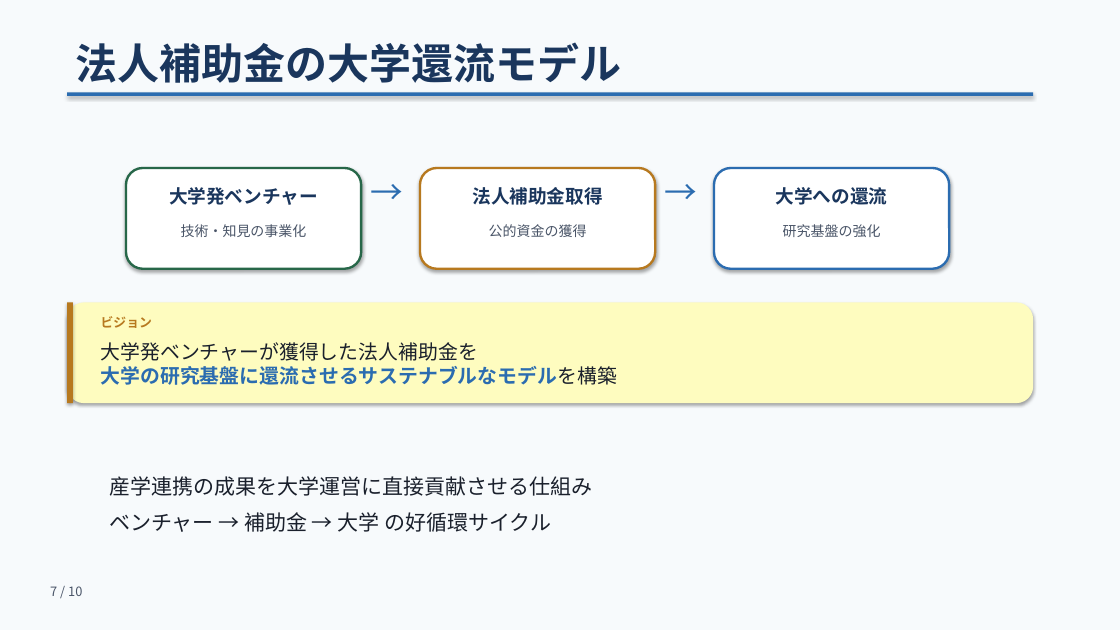
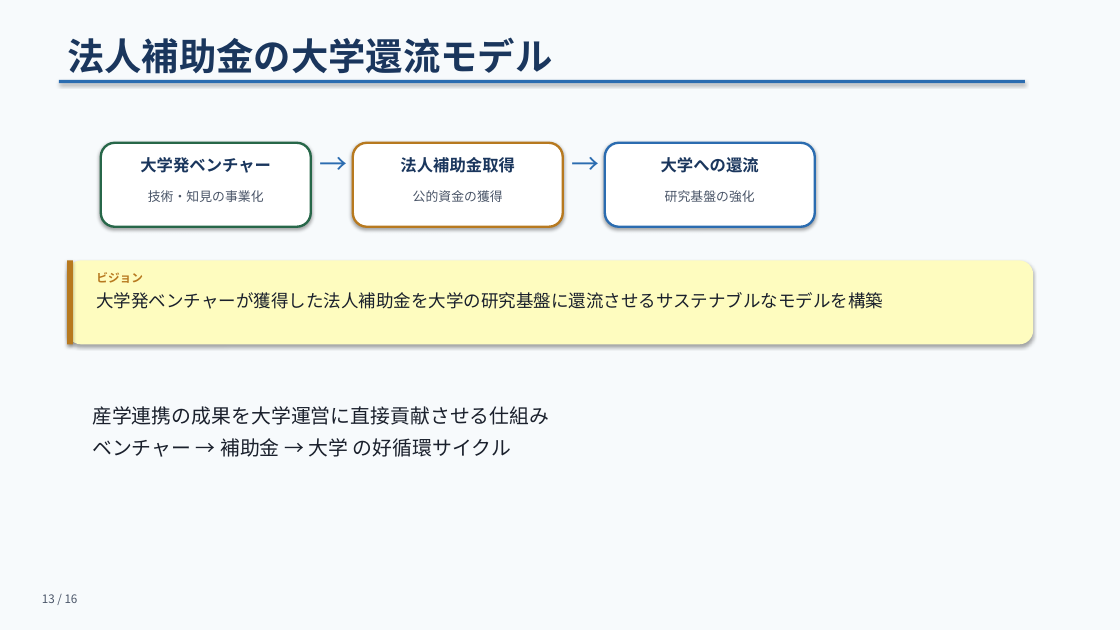
Before and after one commit to bougtoir/kotha-rct-decomposition, a slide deck: slide 13 of meeting-slides/meeting_slides.pptx (slide 7 before the commit). Drawn at 1120x630 pixels with LibreOffice and Linux fonts; fonts in the diff are those of the drawing. Boxes give left, top, right and bottom in pixels: in the first picture for what was removed or moved away, otherwise in the second. Text is boxed around its words. In the diff, an @@ line names an element or a change of style, - is before the commit and + after.

```diff
--- a/meeting-slides/meeting_slides.pptx
+++ b/meeting-slides/meeting_slides.pptx
@@ text "法人補助金の大学還流モデル": place and size @@
-text "法人補助金の大学還流モデル" at [75,42,621,83]
+text "法人補助金の大学還流モデル" at [67,37,553,81]
@@ text "法人補助金の大学還流モデル" at [67,37,553,81]: size 36 to 32 pt @@
@@ rectangle: place and size @@
-rectangle at [67,92,1033,96]
+rectangle at [59,80,1025,83]
@@ rounded rectangle: place and size @@
-rounded rectangle at [126,168,361,269]
+rounded rectangle at [101,143,311,227]
@@ text "→": place and size @@
-text "→" at [361,168,412,269]
+text "→" at [311,143,353,227]
@@ text "→" at [311,143,353,227]: size 28 to 24 pt @@
@@ rounded rectangle: place and size @@
-rounded rectangle at [420,168,655,269]
+rounded rectangle at [353,143,563,227]
@@ text "→" at [563,143,605,227]: size 28 to 24 pt @@
@@ text "→": place and size @@
-text "→" at [655,168,706,269]
+text "→" at [563,143,605,227]
@@ rounded rectangle: place and size @@
-rounded rectangle at [714,168,949,269]
+rounded rectangle at [605,143,815,227]
@@ text "大学発ベンチャー": place and size @@
-text "大学発ベンチャー" at [169,187,318,205]
+text "大学発ベンチャー" at [140,157,271,173]
@@ text "法人補助金取得": place and size @@
-text "法人補助金取得" at [472,187,602,205]
+text "法人補助金取得" at [400,157,514,173]
@@ size 16 to 14 pt in 3 elements at [140,157,271,173], [400,157,514,173], [661,157,759,173] @@
@@ text "大学への還流": place and size @@
-text "大学への還流" at [776,187,888,205]
+text "大学への還流" at [661,157,759,173]
@@ text "技術・知見の事業化": place and size @@
-text "技術・知見の事業化" at [181,224,307,237]
+text "技術・知見の事業化" at [148,190,264,202]
@@ text "公的資金の獲得": place and size @@
-text "公的資金の獲得" at [489,224,587,237]
+text "公的資金の獲得" at [413,190,503,202]
@@ size 12 to 11 pt in 3 elements at [148,190,264,202], [413,190,503,202], [665,190,755,202] @@
@@ text "研究基盤の強化": place and size @@
-text "研究基盤の強化" at [783,224,881,237]
+text "研究基盤の強化" at [665,190,755,202]
@@ rounded rectangle: place and size @@
-rounded rectangle at [67,302,1033,403]
+rounded rectangle at [67,260,1033,344]
@@ rectangle: place and size @@
-rectangle at [67,302,73,403]
+rectangle at [67,260,73,344]
@@ text "ビジョン": place and size @@
-text "ビジョン" at [101,316,152,328]
+text "ビジョン" at [96,272,143,283]
@@ text "ビジョン" at [96,272,143,283]: size 11 to 10 pt @@
@@ text at [96,292,883,309]: text changed; size 17 to 15 pt; text colour #2B6CB0 to #1A202C; bold off @@
-大学発ベンチャーが獲得した法人補助金を
-大学の研究基盤に還流させるサステナブルなモデルを構築
+大学発ベンチャーが獲得した法人補助金を大学の研究基盤に還流させるサステナブルなモデルを構築
@@ text "産学連携の成果を大学運営に直接貢献させる仕組み": place and size @@
-text "産学連携の成果を大学運営に直接貢献させる仕組み" at [109,476,592,532]
+text "産学連携の成果を大学運営に直接貢献させる仕組み" at [92,406,549,457]
@@ text "産学連携の成果を大学運営に直接貢献させる仕組み" at [92,406,549,457]: size 18 to 17 pt; less space between paragraphs @@
@@ text added at [42,594,78,603], 10 pt, text #4A5568 @@
+13 / 16
@@ text removed at [50,586,82,596] @@
-7 / 10
```
Also in this commit, not shown: 4 other slides changed, 11 slides added, 5 slides removed, 5 other files.
